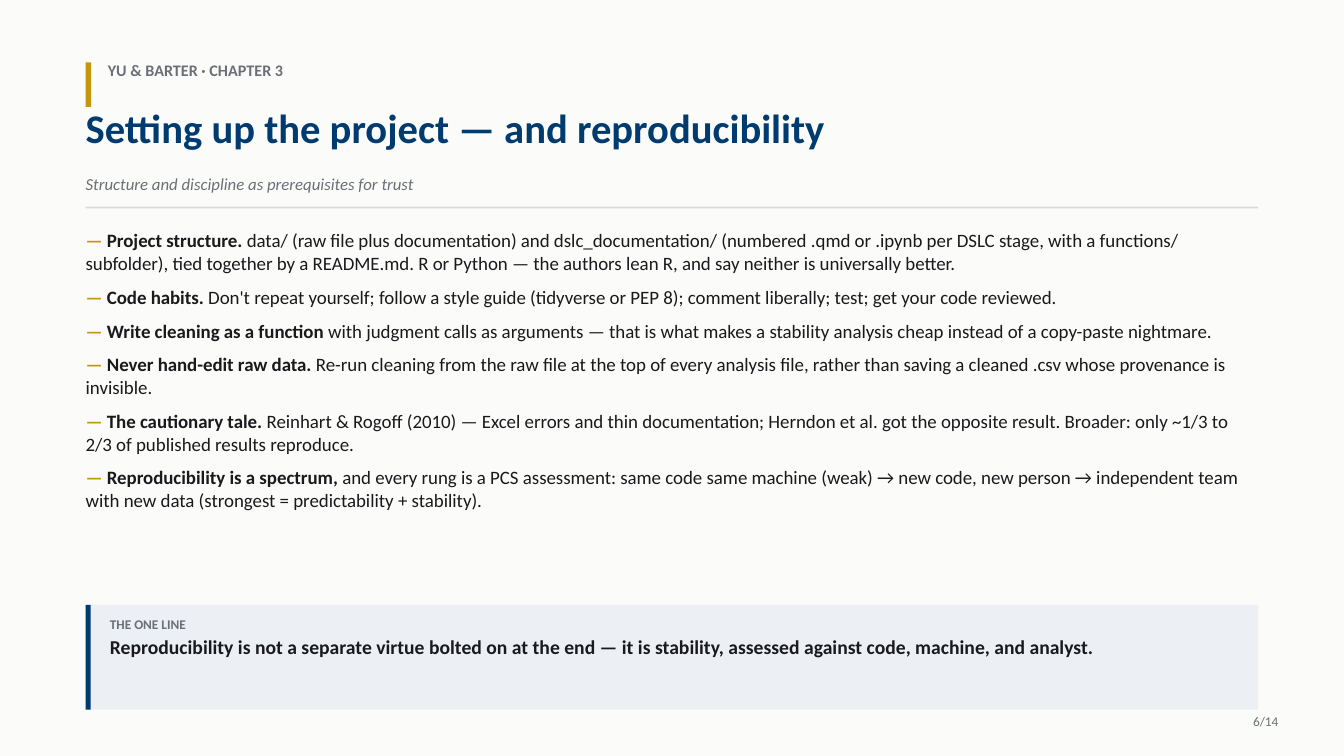
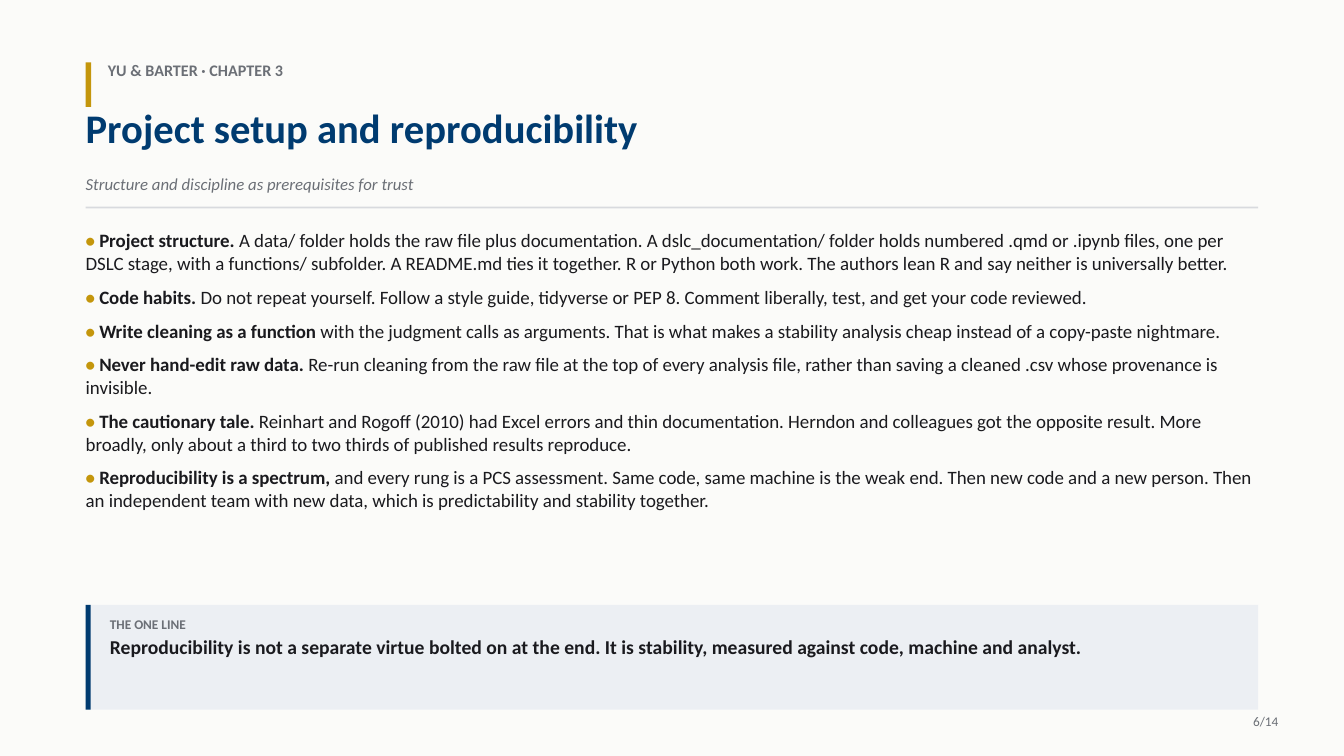
Before and after one commit to Ivar-Rydstrom/stat-215a-notes, a slide deck: slide 6 of readings/lecture1/lecture1.pptx. Drawn at 1344x756 pixels with LibreOffice and Linux fonts; fonts in the diff are those of the drawing. Boxes give left, top, right and bottom in pixels: in the first picture for what was removed or moved away, otherwise in the second. Text is boxed around its words. In the diff, an @@ line names an element or a change of style, - is before the commit and + after.

```diff
--- a/readings/lecture1/lecture1.pptx
+++ b/readings/lecture1/lecture1.pptx
@@ text at (86, 114, 637, 150): text changed @@
-Setting up the project — and reproducibility
+Project setup and reproducibility
@@ text at (86, 234, 1251, 511): text changed @@
-— Project structure. data/ (raw file plus documentation) and dslc_documentation/ (numbered .qmd or .ipynb per DSLC stage, with a functions/ subfolder), tied together by a README.md. R or Python — the authors lean R, and say neither is universally better.
-— Code habits. Don't repeat yourself; follow a style guide (tidyverse or PEP 8); comment liberally; test; get your code reviewed.
-— Write cleaning as a function with judgment calls as arguments — that is what makes a stability analysis cheap instead of a copy-paste nightmare.
-— Never hand-edit raw data. Re-run cleaning from the raw file at the top of every analysis file, rather than saving a cleaned .csv whose provenance is invisible.
-— The cautionary tale. Reinhart & Rogoff (2010) — Excel errors and thin documentation; Herndon et al. got the opposite result. Broader: only ~1/3 to 2/3 of published results reproduce.
-— Reproducibility is a spectrum, and every rung is a PCS assessment: same code same machine (weak) → new code, new person → independent team with new data (strongest = predictability + stability).
+• Project structure. A data/ folder holds the raw file plus documentation. A dslc_documentation/ folder holds numbered .qmd or .ipynb files, one per DSLC stage, with a functions/ subfolder. A README.md ties it together. R or Python both work. The authors lean R and say neither is universally better.
+• Code habits. Do not repeat yourself. Follow a style guide, tidyverse or PEP 8. Comment liberally, test, and get your code reviewed.
+• Write cleaning as a function with the judgment calls as arguments. That is what makes a stability analysis cheap instead of a copy-paste nightmare.
+• Never hand-edit raw data. Re-run cleaning from the raw file at the top of every analysis file, rather than saving a cleaned .csv whose provenance is invisible.
+• The cautionary tale. Reinhart and Rogoff (2010) had Excel errors and thin documentation. Herndon and colleagues got the opposite result. More broadly, only about a third to two thirds of published results reproduce.
+• Reproducibility is a spectrum, and every rung is a PCS assessment. Same code, same machine is the weak end. Then new code and a new person. Then an independent team with new data, which is predictability and stability together.
@@ text at (110, 640, 1082, 658): text changed @@
-Reproducibility is not a separate virtue bolted on at the end — it is stability, assessed against code, machine, and analyst.
+Reproducibility is not a separate virtue bolted on at the end. It is stability, measured against code, machine and analyst.
```
Also in this commit, not shown: 13 other slides changed, 1 other file.
